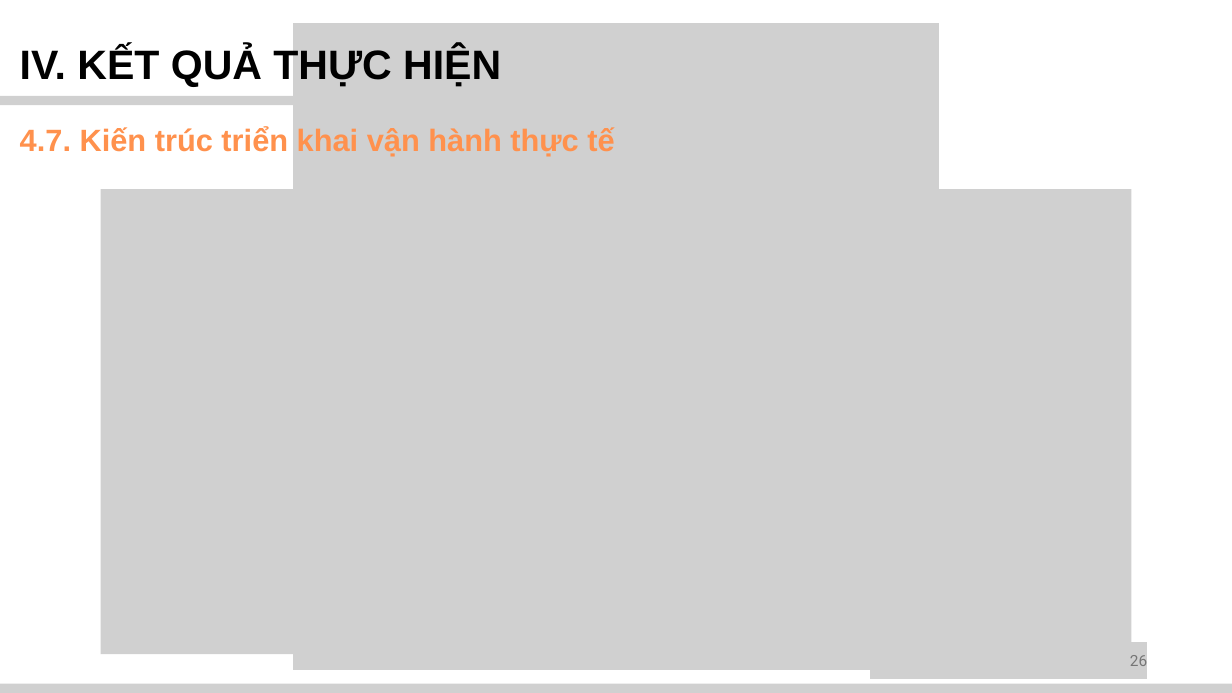
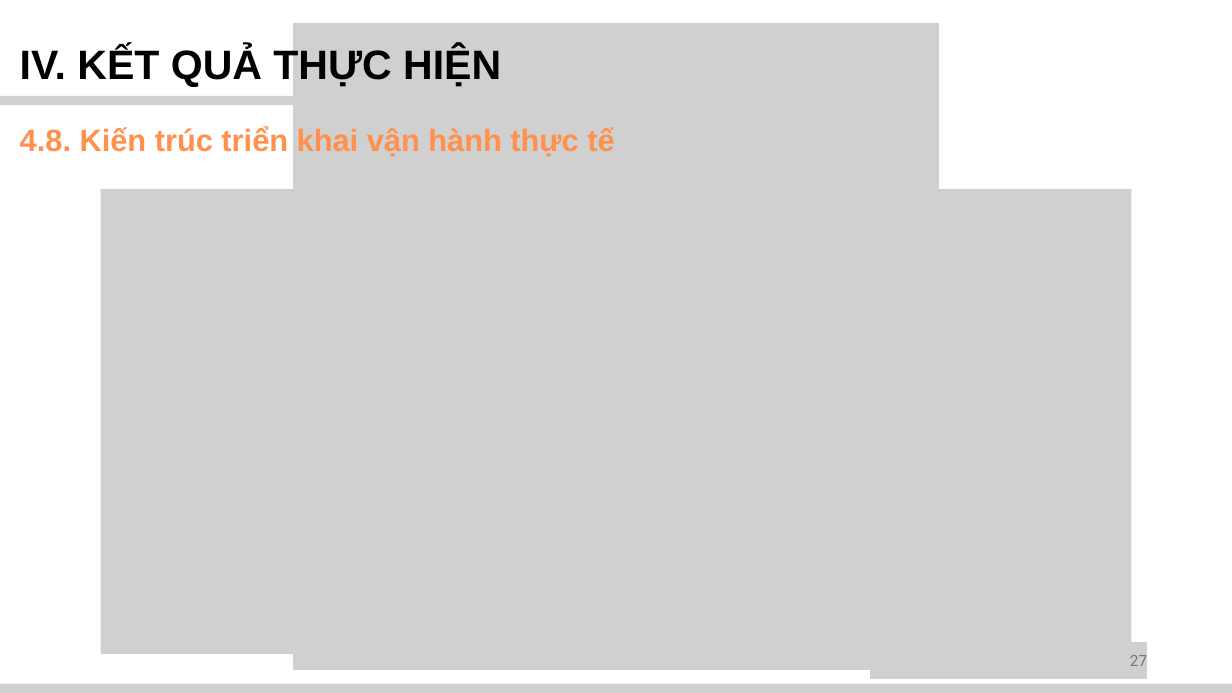
Before and after one commit to huuluan186/KLTN, a slide deck: slide 31 of docs/110122016_PhamHuuLuan_TN_Slide.pptx (slide 29 before the commit). Drawn at 1232x693 pixels with LibreOffice and Linux fonts; fonts in the diff are those of the drawing; grey boxes stand for pictures. Boxes give left, top, right and bottom in pixels: in the first picture for what was removed or moved away, otherwise in the second. Text is boxed around its words. In the diff, an @@ line names an element or a change of style, - is before the commit and + after.

```diff
--- a/docs/110122016_PhamHuuLuan_TN_Slide.pptx
+++ b/docs/110122016_PhamHuuLuan_TN_Slide.pptx
@@ text at (20, 127, 614, 157): text changed @@
-4.7. Kiến trúc triển khai vận hành thực tế
+4.8. Kiến trúc triển khai vận hành thực tế
@@ text at (1130, 655, 1147, 666): text changed @@
-26
+27
```
Also in this commit, not shown: 25 other slides changed, 2 slides added.
